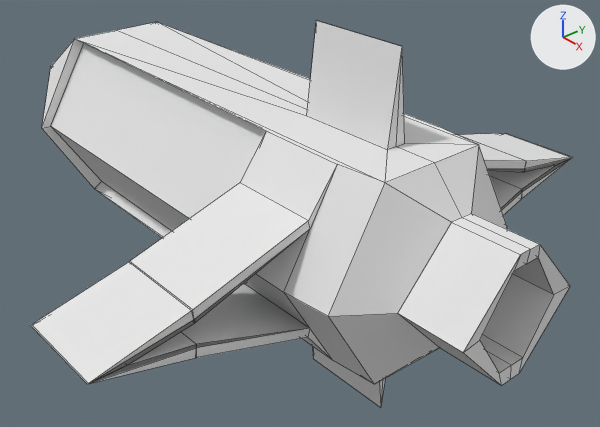
The Blender file Assets/Models/Model_Missle.blend: old version first, new version second.
Both versions are drawn from a 50 mm lens placed at (1.555, -1.149, 0.906), pointed at (0.067, 0.123, -0.138). Lighting does not change. The marker at upper right points along +X, +Y and +Z. Mesh edges are drawn as thin lines.

Script lines for the objects in view, before the commit:
```python
me_cube = bpy.data.meshes.new('Cube')
me_cube.from_pydata(...)  # 63 vertices, 50 faces; spans x -1.11..0.84, y -0.71..0.0, z 0.0..0.44
me_cube.polygons.foreach_set('use_smooth', [True] * 50)
me_cube.materials.append(mat_material)  # white #e7e7e7
ob_cube = bpy.data.objects.new('Cube', me_cube)
ob_cube.location = (0.0, 0.0, 0.0)
_m = ob_cube.modifiers.new('Mirror', 'MIRROR')
_m.use_axis = (False, True, True)
_m.use_clip = True
_m = ob_cube.modifiers.new('EdgeSplit', 'EDGE_SPLIT')
_m.split_angle = 0.0
```
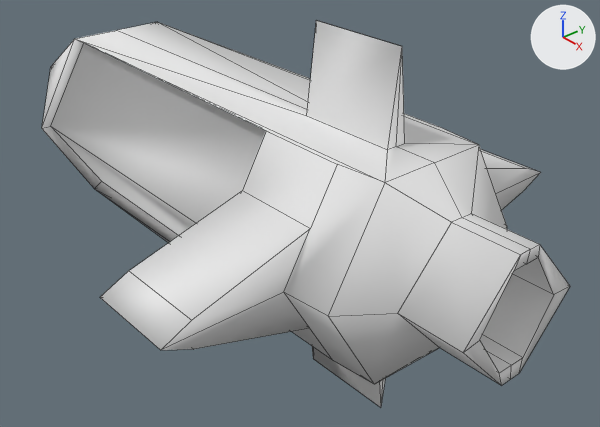
What the commit changed:
me_cube is used by ob_cube; location (0.0, 0.0, 0.0).
me_cube had 63 vertices, 50 faces and spanned x -1.11..0.84, y -0.71..0.0, z 0.0..0.44.
me_cube now has 44 vertices, 30 faces, 2 loose edges and spans x -1.11..0.84, y -0.57..0.0, z 0.0..0.44.
Part 1, on me_cube:
21 vertices are removed from x -1.11..0.49, y -0.71..0.0, z 0.0..0.14.
26 faces are deleted.
2 vertices move from x 0.27..0.49, y -0.49, z 0.03 to x 0.27..0.49, y -0.5, z 0.03.
2 vertices are added at (0.49, -0.57, 0.0), (0.27, -0.57, 0.0).
2 loose edges are added.
6 new faces join them.
Object 'Cube' (ob_cube) loses its EDGE_SPLIT modifier named 'EdgeSplit'.
Modifier setting removed (it was split_angle = 0.0).

Location of each change, [x1, y1, x2, y2] in pixels of the pictures (600 x 427 px):
'Cube', reshaped, modifiers changed
    before: [31, 20, 573, 407]
    after: [42, 20, 570, 407]
part 1 of me_cube, cut back
    before: [31, 40, 573, 384]
    after: [42, 40, 541, 350]
